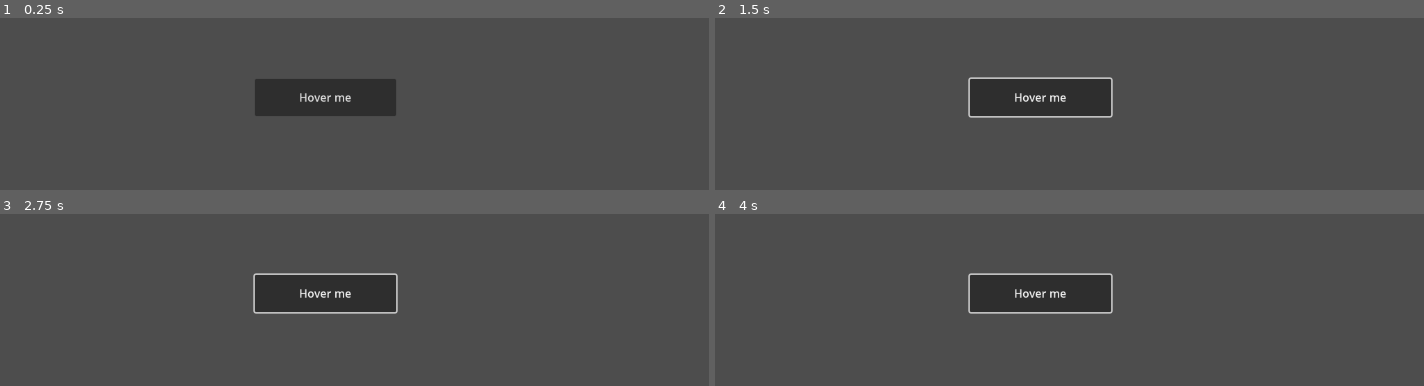
Above: before the commit, frames 1-4 (two rows, left to right).
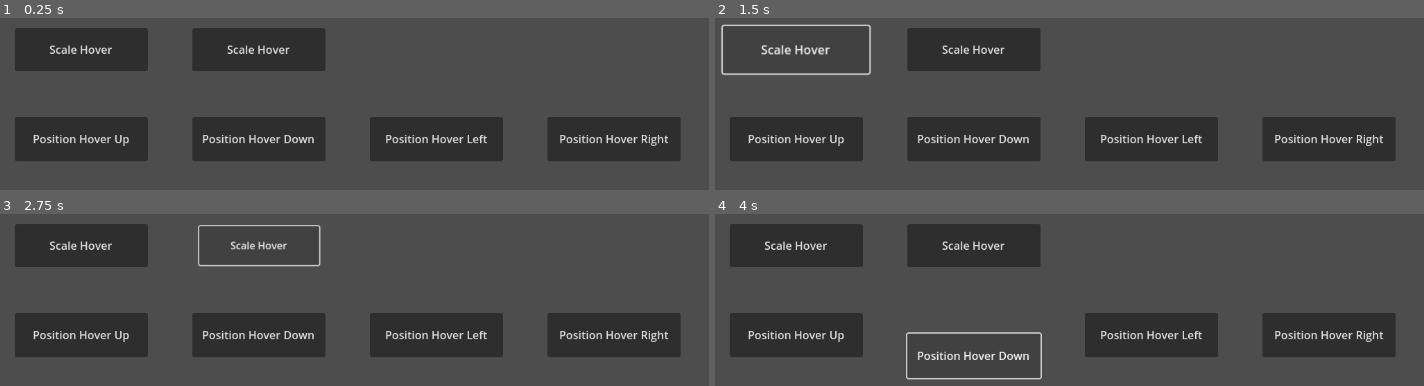
Above: after the commit, the same moments.

Repository: AdilDevStuff/AnimatedButton
Game: Godot game, scene res://demo/demo.tscn
Same seed, same stepped clock (60 frames per second), same inputs: the game is played once before the commit and once after it.
Inputs (mouse positions are in pixels of both pictures, inside the frame that each line leads up to):
- Up to frame 1 (0.25 s): no input
- Up to frame 2 (1.5 s): click (1041, 97) at 0.5 s, where only the run before the commit has a clickable "Hover me"; click (792, 48) at 1.25 s, where only the run after the commit has a clickable "Scale Hover"
- Up to frame 3 (2.75 s): click (262, 244) at 2 s, where only the run after the commit has a clickable "Scale Hover"
- Up to frame 4 (4 s): click (792, 334) at 2.75 s, where only the run after the commit has a clickable "Position Hover Up"; click (977, 334) at 3.5 s, where only the run after the commit has a clickable "Position Hover Down"

The runs differ from the first frame. In frame 1, 32% of the frame differs, in the area x 2-96%, y 5-84%; in frame 2, 29%; in frame 3, 28%; in frame 4, 29%.

Commit message:
Added demo scene

Diff:
--- a/demo/demo.tscn
+++ b/demo/demo.tscn
@@ -10,18 +10,114 @@
 grow_horizontal = 2
 grow_vertical = 2
 
-[node name="AnimatedButton" type="Button" parent="."]
+[node name="ScaleUp" type="Button" parent="."]
 layout_mode = 1
 anchors_preset = 8
 anchor_left = 0.5
 anchor_top = 0.5
 anchor_right = 0.5
 anchor_bottom = 0.5
-offset_left = -102.0
-offset_top = -27.0
-offset_right = 102.0
-offset_bottom = 27.0
+offset_left = -448.0
+offset_top = -100.0
+offset_right = -256.0
+offset_bottom = -38.0
 grow_horizontal = 2
 grow_vertical = 2
-text = "Hover me"
+text = "Scale Hover"
 script = ExtResource("1_voms5")
+
+[node name="ScaleDown" type="Button" parent="."]
+auto_translate_mode = 1
+layout_mode = 1
+anchors_preset = 8
+anchor_left = 0.5
+anchor_top = 0.5
+anchor_right = 0.5
+anchor_bottom = 0.5
+offset_left = -192.0
+offset_top = -100.0
+offset_bottom = -38.0
+grow_horizontal = 2
+grow_vertical = 2
+text = "Scale Hover"
+script = ExtResource("1_voms5")
+scale_intensity = 0.9
+
+[node name="PositionUp" type="Button" parent="."]
+auto_translate_mode = 1
+layout_mode = 1
+anchors_preset = 8
+anchor_left = 0.5
+anchor_top = 0.5
+anchor_right = 0.5
+anchor_bottom = 0.5
+offset_left = -448.0
+offset_top = 28.0
+offset_right = -256.0
+offset_bottom = 92.0
+grow_horizontal = 2
+grow_vertical = 2
+text = "Position Hover Up"
+script = ExtResource("1_voms5")
+animate_scale = false
+animate_position = true
+position_value = Vector2(0, -30)
+
+[node name="PositionDown" type="Button" parent="."]
+auto_translate_mode = 1
+layout_mode = 1
+anchors_preset = 8
+anchor_left = 0.5
+anchor_top = 0.5
+anchor_right = 0.5
+anchor_bottom = 0.5
+offset_left = -192.0
+offset_top = 28.0
+offset_bottom = 92.0
+grow_horizontal = 2
+grow_vertical = 2
+text = "Position Hover Down"
+script = ExtResource("1_voms5")
+animate_scale = false
+animate_position = true
+position_value = Vector2(0, 30)
+
+[node name="PositionLeft" type="Button" parent="."]
+auto_translate_mode = 1
+layout_mode = 1
+anchors_preset = 8
+anchor_left = 0.5
+anchor_top = 0.5
+anchor_right = 0.5
+anchor_bottom = 0.5
+offset_left = 64.0
+offset_top = 28.0
+offset_right = 256.0
+offset_bottom = 92.0
+grow_horizontal = 2
+grow_vertical = 2
+text = "Position Hover Left"
+script = ExtResource("1_voms5")
+animate_scale = false
+animate_position = true
+position_value = Vector2(-30, 0)
+
+[node name="PositionRight" type="Button" parent="."]
+auto_translate_mode = 1
+layout_mode = 1
+anchors_preset = 8
+anchor_left = 0.5
+anchor_top = 0.5
+anchor_right = 0.5
+anchor_bottom = 0.5
+offset_left = 320.0
+offset_top = 28.0
+offset_right = 512.0
+offset_bottom = 92.0
+grow_horizontal = 2
+grow_vertical = 2
+text = "Position Hover Right"
+script = ExtResource("1_voms5")
+animate_scale = false
+animate_position = true
+position_value = Vector2(30, 0)
